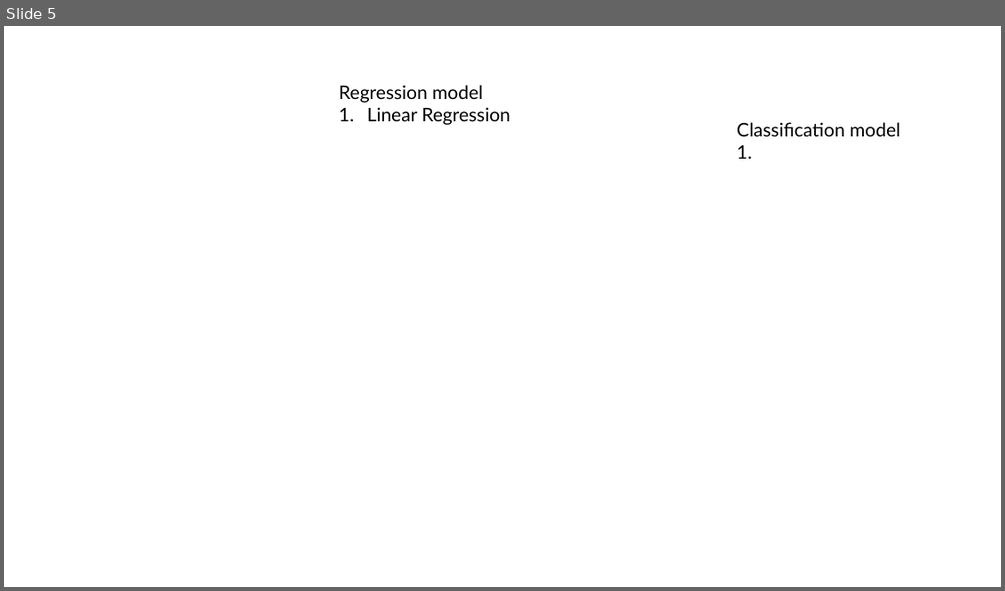
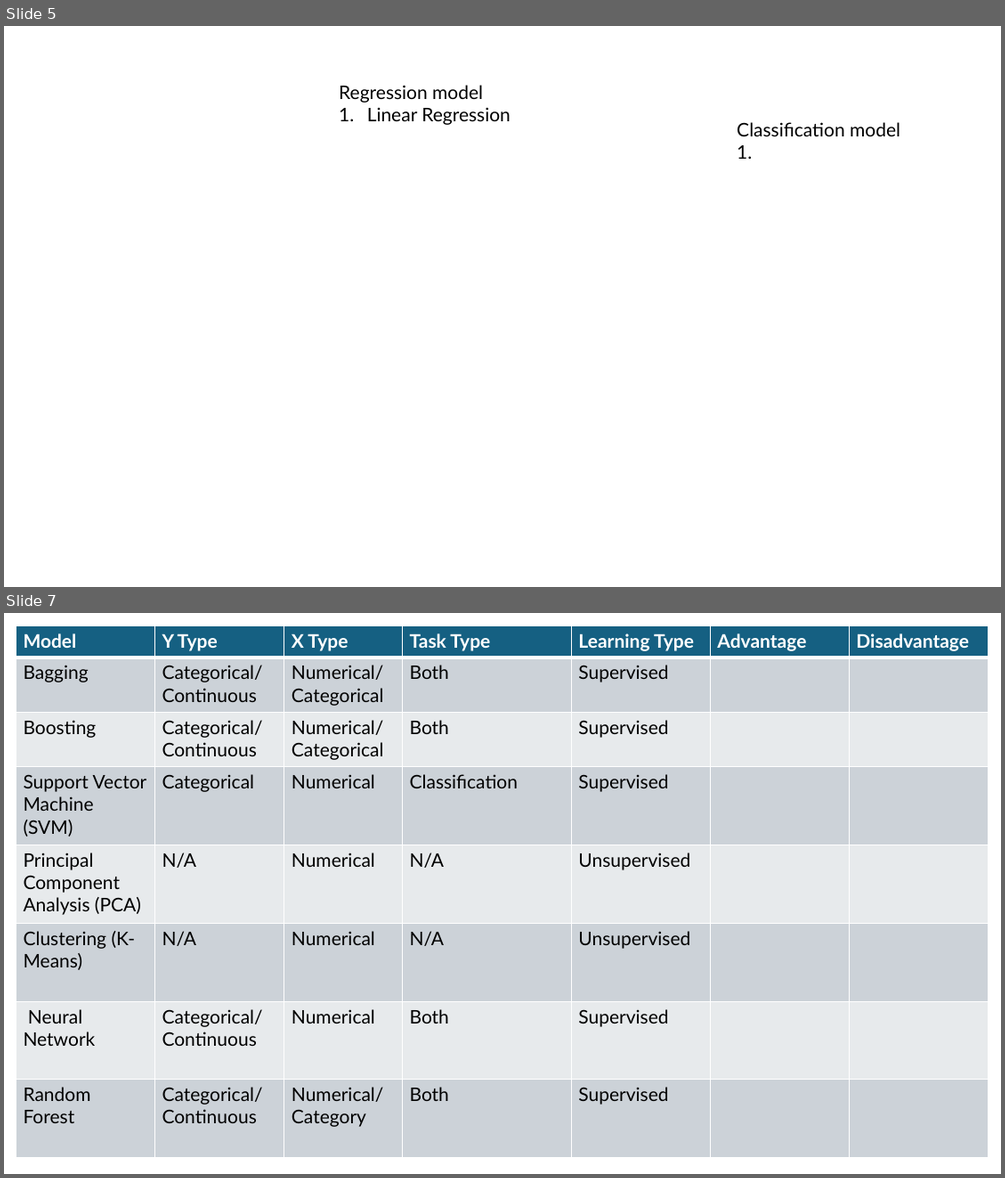
Before and after one commit to Hazim-HF/Machine-Learning, a slide deck: Machine Learning.pptx. Shown one above the other, each under a label of ours: slide 5 before the commit, slides 5 and 7 after it; the slides between them are not shown. The pictures are 1005x591 and 1005x1178 pixels, drawn with LibreOffice and Linux fonts; fonts in the diff are those of the drawing. Boxes give left, top, right and bottom in pixels: in the first picture for what was removed or moved away, otherwise in the second. Text is boxed around its words. In the diff, an @@ line names an element or a change of style, - is before the commit and + after.

```diff
--- a/Machine Learning.pptx
+++ b/Machine Learning.pptx
@@ slide 7 added at (4, 613, 1001, 1174), background #FFFFFF @@
@@ table added at (16, 625, 989, 1158), 8 rows, 7 columns @@
+Model | Y Type | X Type | Task Type | Learning Type | Advantage | Disadvantage
+Bagging | Categorical/Continuous | Numerical/Categorical | Both | Supervised |  | 
+Boosting | Categorical/Continuous | Numerical/Categorical | Both | Supervised |  | 
+Support Vector Machine (SVM) | Categorical | Numerical | Classification | Supervised |  | 
+Principal Component Analysis (PCA) | N/A | Numerical | N/A | Unsupervised |  | 
+Clustering (K-Means) | N/A | Numerical | N/A | Unsupervised |  | 
+Neural Network | Categorical/Continuous | Numerical | Both | Supervised |  | 
+Random Forest | Categorical/Continuous | Numerical/Category | Both | Supervised |  | 
```
Also in this commit, not shown: 1 slide changed, 3 other slides added, 14 other files.
